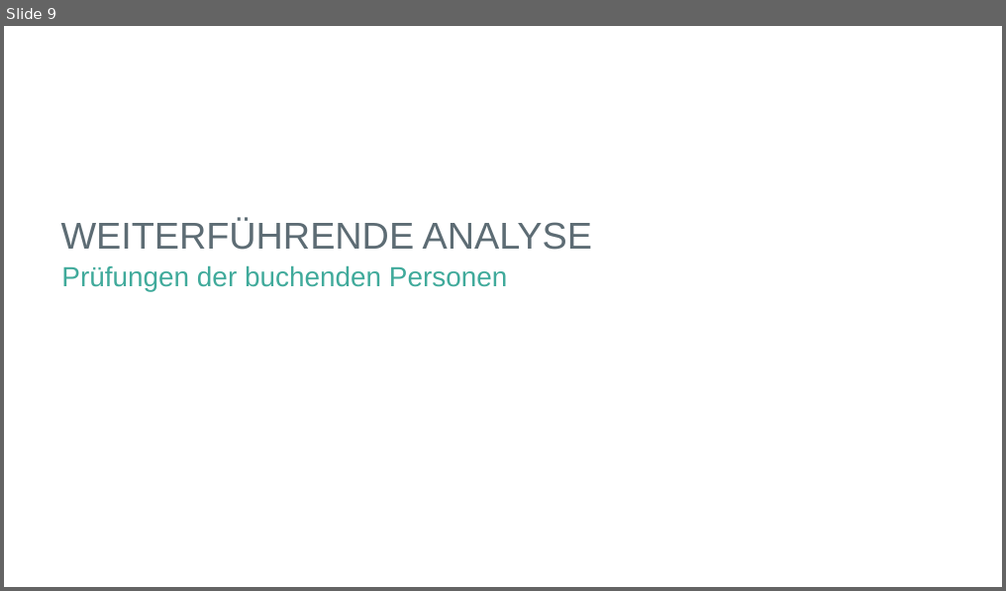
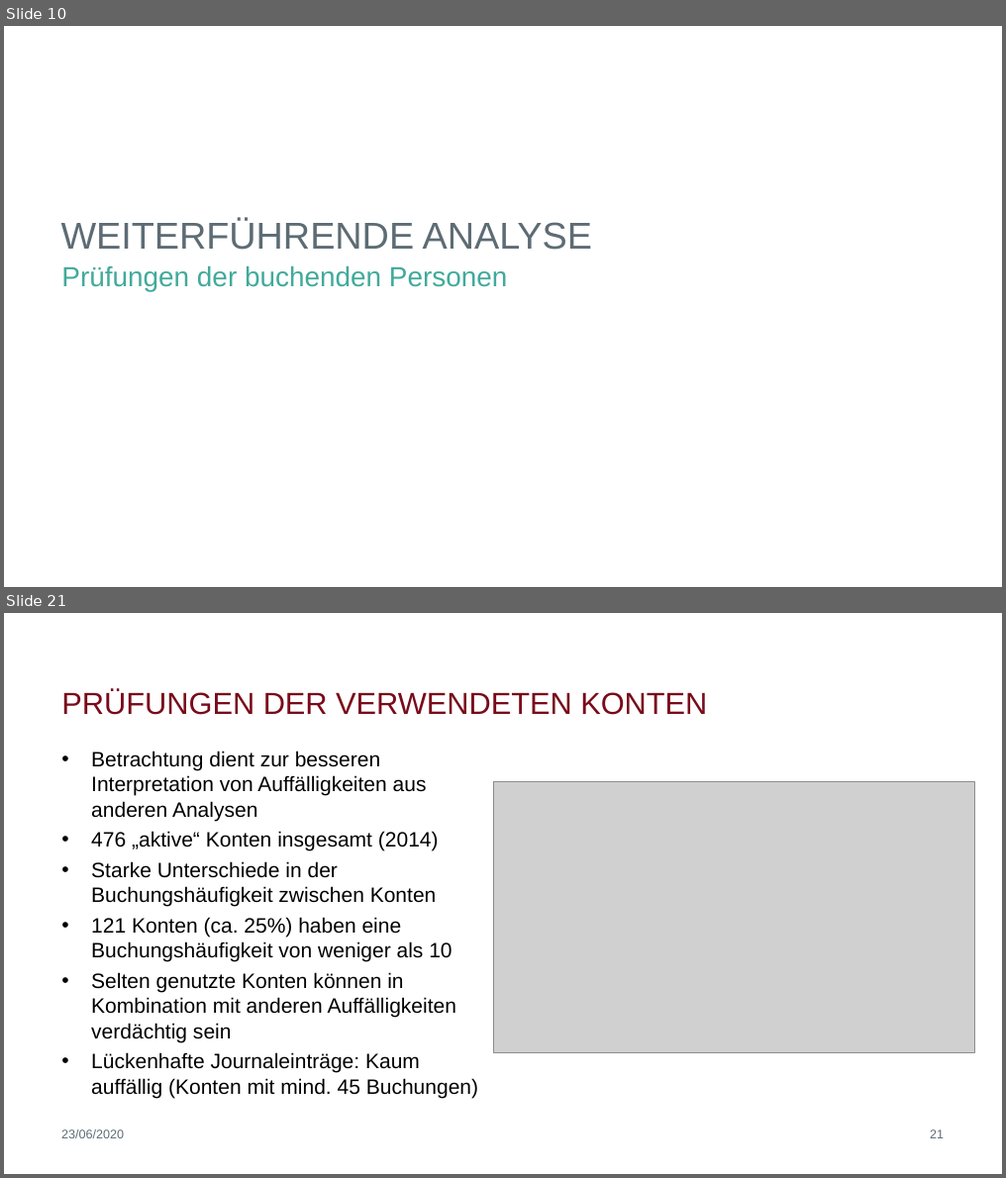
Before and after one commit to biegt/auditing_case_study, a slide deck: 04_output/Präsentation_Case_Study_1_Bieg_Krug.pptx. Shown one above the other, each under a label of ours: slide 9 before the commit, slides 10 and 21 after it; the slides between them are not shown. The pictures are 1006x591 and 1006x1178 pixels, drawn with LibreOffice and Linux fonts; fonts in the diff are those of the drawing; grey boxes stand for pictures; background and template pictures are left out. Boxes give left, top, right and bottom in pixels: in the first picture for what was removed or moved away, otherwise in the second. Text is boxed around its words. In the diff, an @@ line names an element or a change of style, - is before the commit and + after.

```diff
--- a/04_output/Präsentation_Case_Study_1_Bieg_Krug.pptx
+++ b/04_output/Präsentation_Case_Study_1_Bieg_Krug.pptx
@@ slide 21 added at (4, 613, 1002, 1174), background #FFFFFF @@
@@ title added at (61, 690, 707, 715), 29.3 pt, text #790B1A @@
+PRÜFUNGEN DER VERWENDETEN KONTEN
@@ text added at (91, 751, 478, 1098), 20 pt, text #000000 @@
+• Betrachtung dient zur besseren Interpretation von Auffälligkeiten aus anderen Analysen
+• 476 „aktive“ Konten insgesamt (2014)
+• Starke Unterschiede in der Buchungshäufigkeit zwischen Konten
+• 121 Konten (ca. 25%) haben eine Buchungshäufigkeit von weniger als 10
+• Selten genutzte Konten können in Kombination mit anderen Auffälligkeiten verdächtig sein
+• Lückenhafte Journaleinträge: Kaum auffällig (Konten mit mind. 45 Buchungen)
@@ picture added at (493, 781, 974, 1053) @@
@@ text added at (61, 1130, 124, 1139), 12 pt, text #5D6C74 @@
+23/06/2020
@@ page number added at (930, 1130, 944, 1139), 12 pt, text #5D6C74 @@
+21
@@ what was slide 9 is now slide 10 @@
```
Also in this commit, not shown: 8 slides changed, 22 other slides added, 2 other files.
